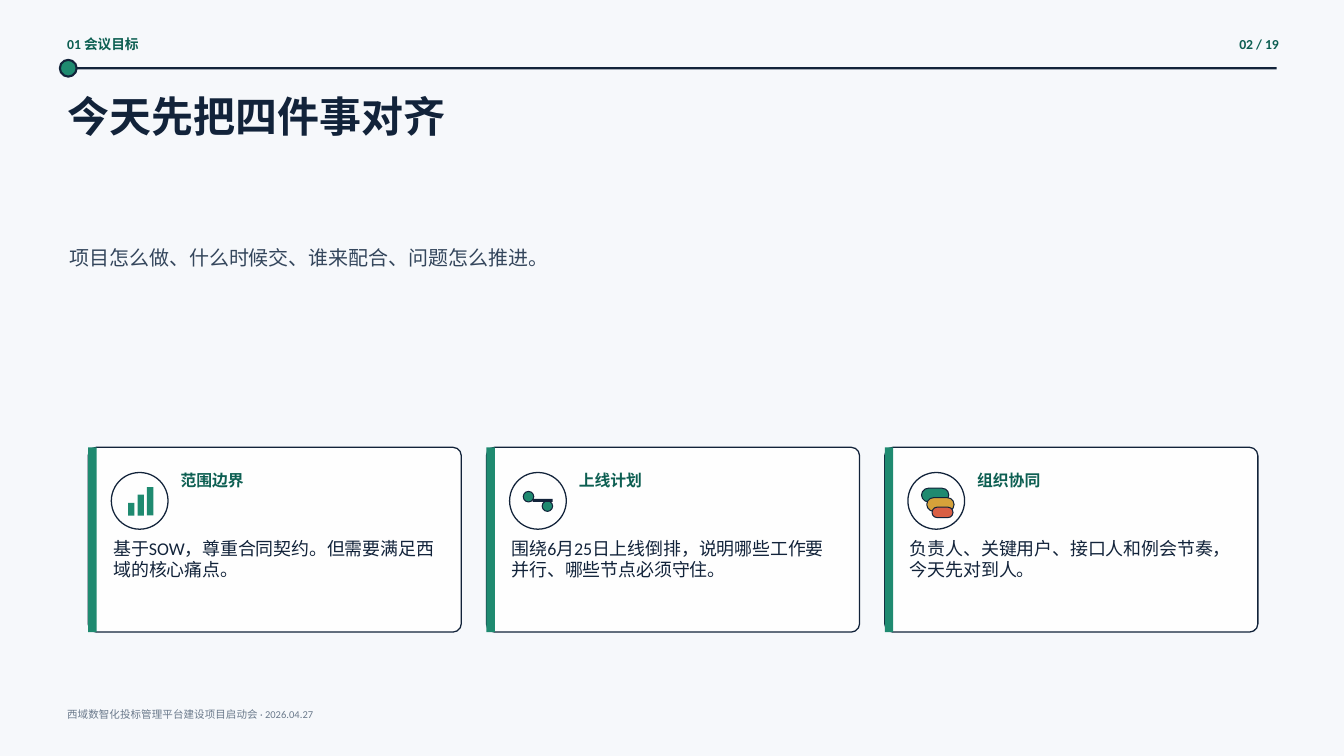
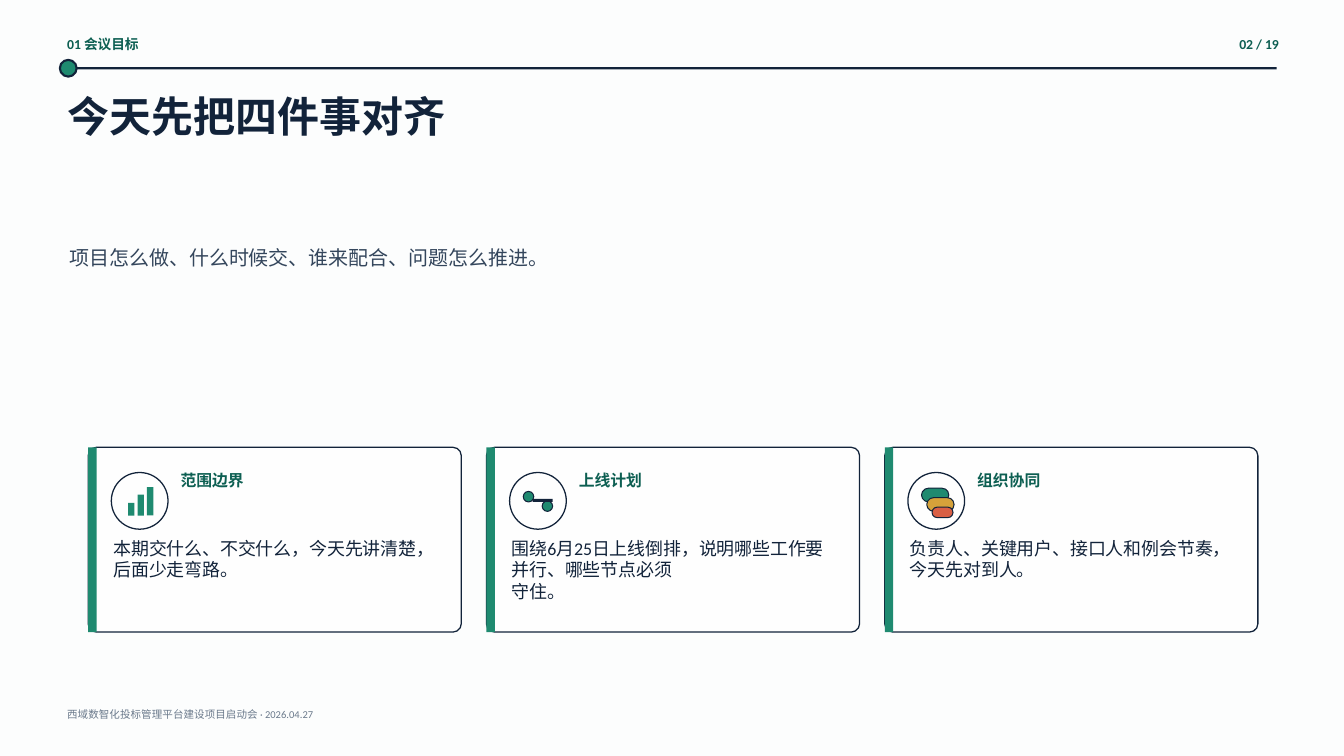
Before and after one commit to ericforai/bidding, a slide deck: slide 2 of outputs/xiyu-bid-kickoff-2026/output.pptx. Drawn at 1344x756 pixels with LibreOffice and Linux fonts; fonts in the diff are those of the drawing; background and template pictures are left out. Boxes give left, top, right and bottom in pixels: in the first picture for what was removed or moved away, otherwise in the second. Text is boxed around its words. In the diff, an @@ line names an element or a change of style, - is before the commit and + after.

```diff
--- a/outputs/xiyu-bid-kickoff-2026/output.pptx
+++ b/outputs/xiyu-bid-kickoff-2026/output.pptx
@@ rectangle added at bbox=[0, 0, 1344, 756], fill #FFFFFF at 72% opacity @@
@@ text at bbox=[113, 540, 434, 578]: text changed @@
-基于SOW，尊重合同契约。但需要满足西域的核心痛点。
+本期交什么、不交什么，今天先讲清楚，后面少走弯路。
@@ text at bbox=[512, 540, 824, 600]: text changed @@
-围绕6月25日上线倒排，说明哪些工作要并行、哪些节点必须守住。
+围绕6月25日上线倒排，说明哪些工作要并行、哪些节点必须
+守住。
```
Also in this commit, not shown: 2 other slides changed, 5 other files.
